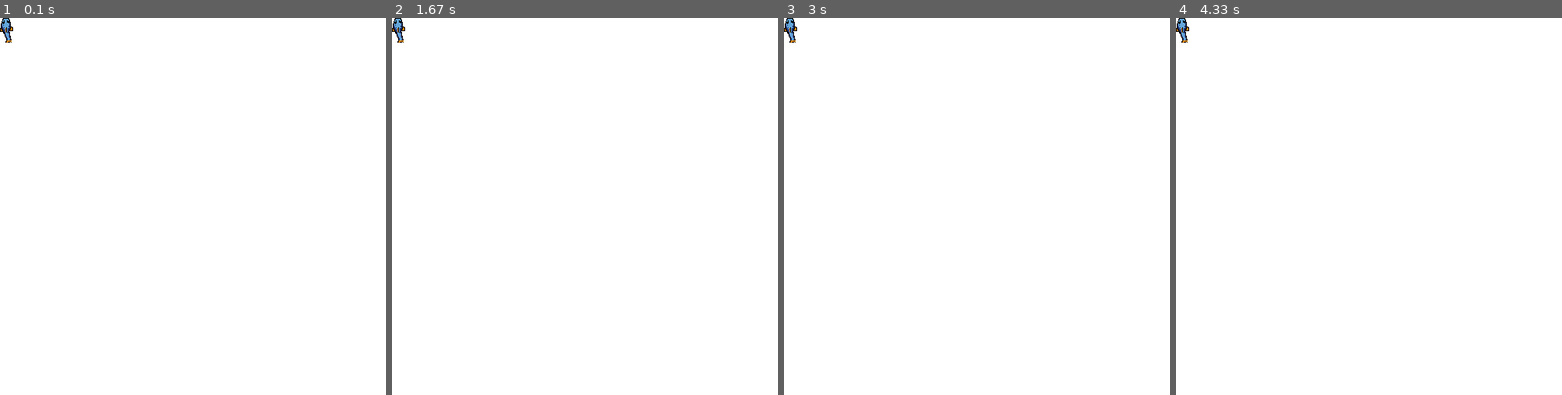
Above: before the commit, frames 1-4 (left to right).
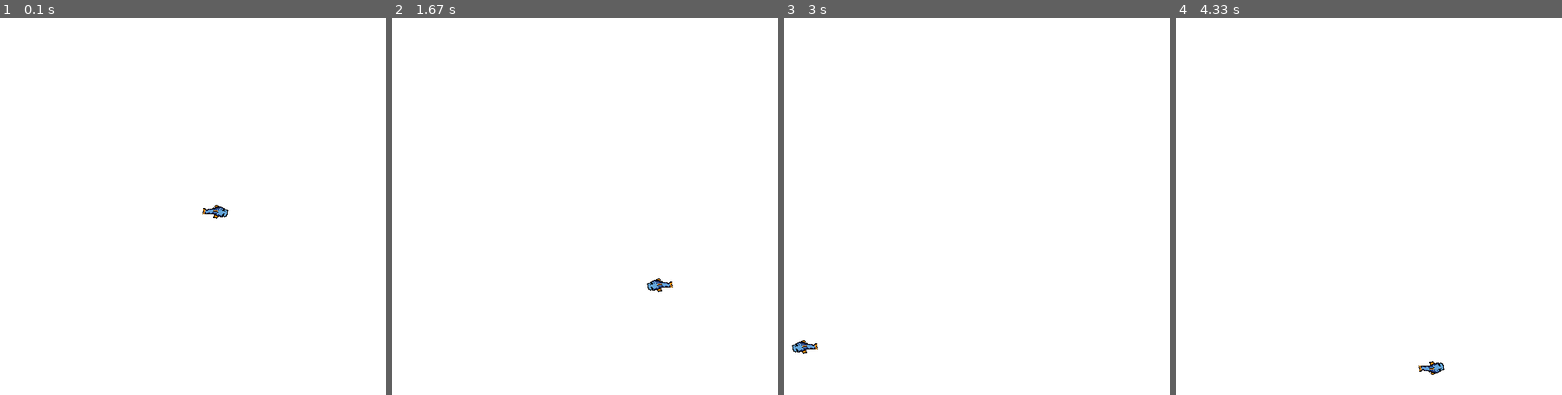
Above: after the commit, the same moments.

Repository: mack-book-review/Intro-to-Pygame---Bouncing-Fishes
Game: pygame game, started from main.py
The game is run twice, just before and just after one commit, with the same random seed, the same clock (stepped at 60 frames per second) and the same inputs.
Inputs (mouse positions are in pixels of both pictures, inside the frame that each line leads up to):
- Up to frame 1 (0.1 s): no input
- Up to frame 2 (1.67 s): tap Enter at 0.33 s; click (569, 229) at 0.72 s; hold Right 1-1.47 s; hold Up from 1.5 s (still down)
- Up to frame 3 (3 s): release Up at 1.97 s; hold Left from 2.5 s (still down)
- Up to frame 4 (4.33 s): release Left at 3.03 s; hold Down 3.07-3.53 s

The runs differ from the first frame. In frame 1, 0.3% of the frame differs, in the area x 0-60%, y 0-54%; in frame 2, 0.3%; in frame 3, 0.3%; in frame 4, 0.3%.

Commit message:
Created a single fish that bounces off the walls of the screen

Diff:
--- /dev/null
+++ b/fish.py
@@ -0,0 +1,12 @@
+
+class Fish():
+
+  def __init__(self):
+    pass
+
+
+  def update(self):
+    pass
+
+  def draw(self,screen):
+    pass
--- a/main.py
+++ b/main.py
@@ -1,4 +1,4 @@
-import pygame
+import pygame, random
 from pygame.locals import *
 
 pygame.init()
@@ -14,12 +14,52 @@
 
 fish_image = pygame.image.load("fish.png")
 fish_rect = fish_image.get_rect()
+fish_rect.center = (width//2,height//2)
+
+
+speed = pygame.math.Vector2(0,5)
+rotation = random.randint(0,360)
+speed.rotate_ip(rotation)
+fish_image = pygame.transform.rotate(fish_image,180-rotation)
+
+
+def move_fish():
+  global speed, fish_rect, fish_image
+  fish_rect.move_ip(speed)
+
+  if fish_rect.left < 0 or fish_rect.right > width:
+    speed[0] *= -1
+    fish_image = pygame.transform.flip(fish_image,True,False)
+    fish_rect.move_ip(speed)
+
+  if fish_rect.top < 0 or fish_rect.bottom > height:
+    speed[1] *= -1
+    fish_image = pygame.transform.flip(fish_image,False,True)
+    fish_rect.move_ip(speed)
 
 def main():
+  global fish_rect,fish_image
+  global speed
   print("Starting game...")
   while True:
     clock.tick(60)
-    print("Running game")
+    for event in pygame.event.get():
+      if event.type == QUIT:
+        pygame.quit()
+      if event.type == KEYDOWN:
+        if event.key == K_DOWN:
+          pass
+        if event.key == K_UP:
+          pass
+        if event.key == K_LEFT:
+          pass
+        if event.key == K_RIGHT:
+          pass
+      if event.type == MOUSEBUTTONDOWN:
+        pass
+
+
+    move_fish()
 
     screen.fill(WHITE)
 
